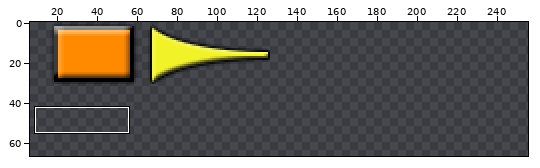
Two states of a sprite sheet, SnailsPace/SnailsPace/Resources/Textures/BulletTable.png. The first picture is a wide view before the edit; the outline marks the close-up.
Close-up. Earlier state:
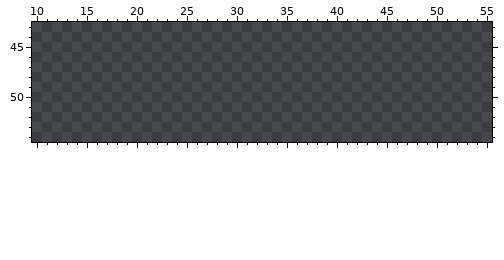
The file is 256x256 pixels. Pixels under 10% opacity are left out. Colours within 5 levels of each other are drawn and written as one. Shown: x 10..55, y 43..54. The wide view leaves out empty margins. The commit also changed other parts of the picture, which this record leaves out.
Now the later version:
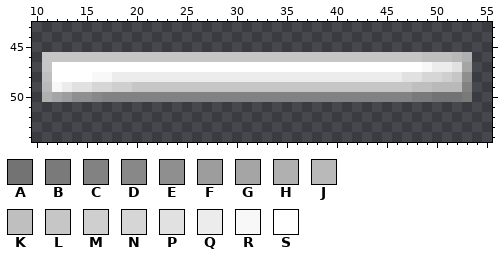
Palette (. is transparent): A #737373  B #7a7a7a  C #828282  D #888888  E #8f8f8f  F #9d9d9d  G #a5a5a5  H #b0b0b0  J #b9b9b9  K #bfbfbf  L #c6c6c6  M #cfcfcf  N #d6d6d6  P #e1e1e1  Q #ececec  R #f8f8f8  S #ffffff
Edits made:
Colour A is added in row 50 at x 50 to 52.
Colour B is added in row 50 at x 48 to 49 and 53.
Colour C is added in row 49 at x 53; in row 50 at x 17 to 47.
Colour D is added in row 50 at x 16.
Colour E is added in row 48 at x 53; in row 50 at x 14 to 15.
Colour F is added in row 50 at x 13.
Colour G is added in row 47 at x 53; in row 50 at x 12.
Colour H is added in row 46 at x 53; in row 50 at x 11.
Colour J is added in row 46 at x 52; in row 49 at x 11 and 50 to 52.
Colour K is added in row 46 at x 49 to 51; in row 48 at x 11; in row 49 at x 48 to 49.
Colour L is added in row 46 at x 11 to 48; in row 47 at x 11; in row 48 at x 52; in row 49 at x 20 to 47.
Colour M is added in row 48 at x 51; in row 49 at x 18 to 19.
Colour N is added in row 48 at x 49 to 50; in row 49 at x 16 to 17.
Colour P is added in row 47 at x 52; in row 48 at x 47 to 48; in row 49 at x 14 to 15.
Colour Q is added in row 47 at x 50 to 51; in row 48 at x 18 to 46; in row 49 at x 13.
Colour R is added in row 47 at x 49; in row 48 at x 16 to 17; in row 49 at x 12.
Colour S is added in row 47 at x 12 to 48; in row 48 at x 12 to 15.
Boxes around the changes in both close-ups, in picture pixels (x1, y1, x2, y2):
added: (42, 52, 472, 102)
